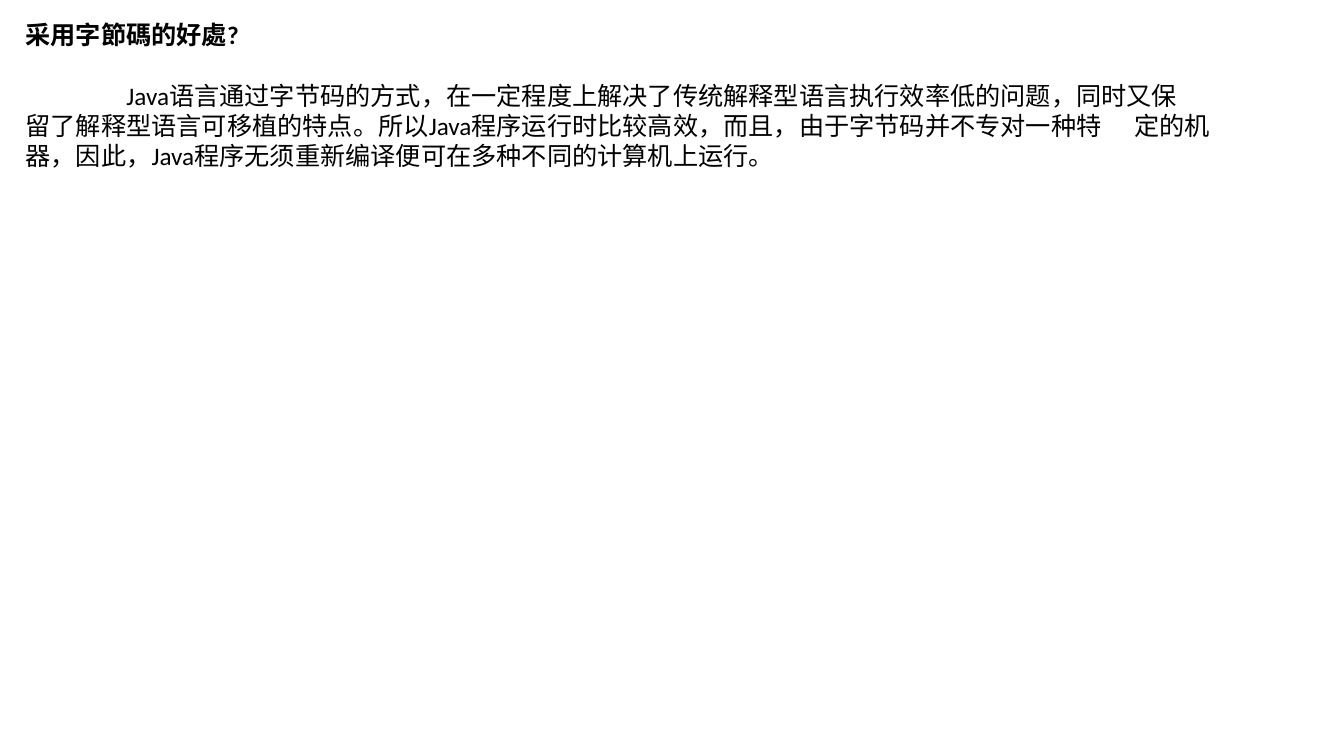
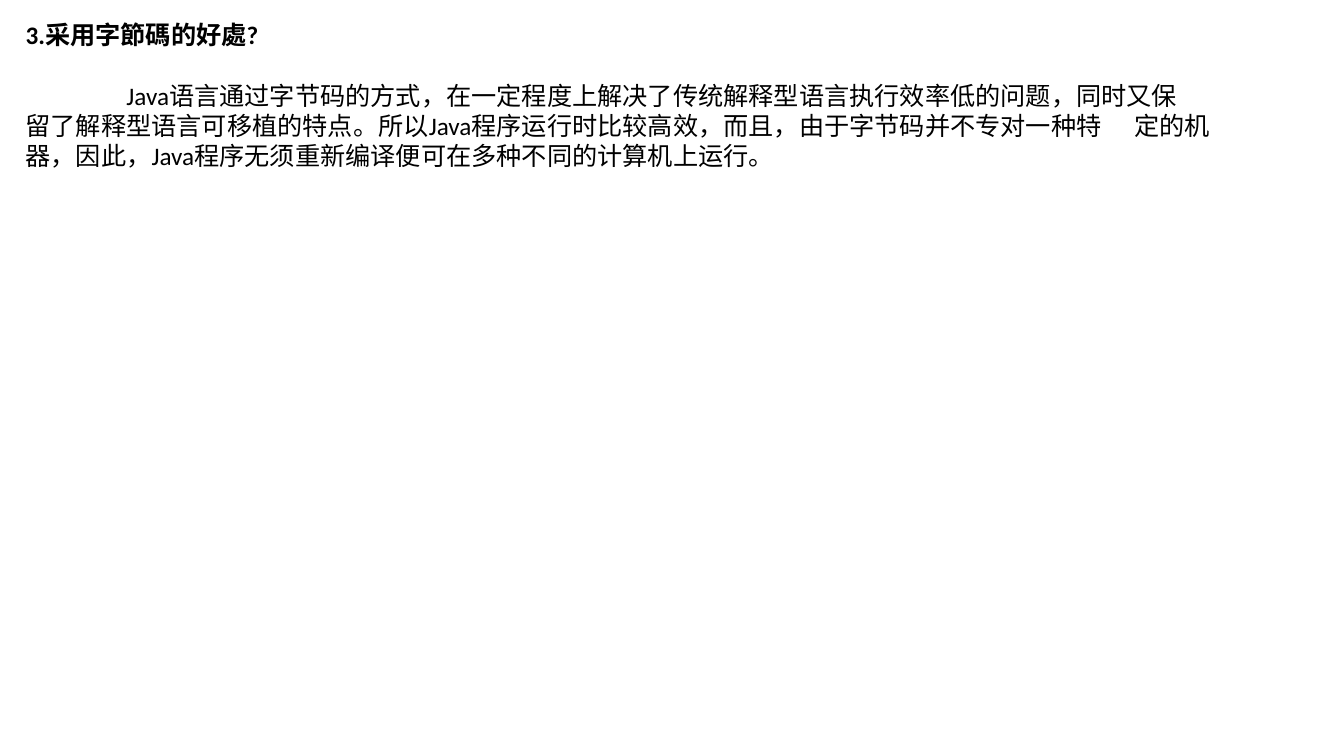
Before and after one commit to luchaojun/JavaSprint, a slide deck: slide 4 of JavaInterview/Java_interview.pptx. Drawn at 1344x756 pixels with LibreOffice and Linux fonts; fonts in the diff are those of the drawing. Boxes give left, top, right and bottom in pixels: in the first picture for what was removed or moved away, otherwise in the second. Text is boxed around its words. In the diff, an @@ line names an element or a change of style, - is before the commit and + after.

```diff
--- a/JavaInterview/Java_interview.pptx
+++ b/JavaInterview/Java_interview.pptx
@@ text at (26,24,259,47): text changed @@
-采用字節碼的好處?
+3.采用字節碼的好處?
```
Also in this commit, not shown: 3 other slides changed, 1 slide added.
